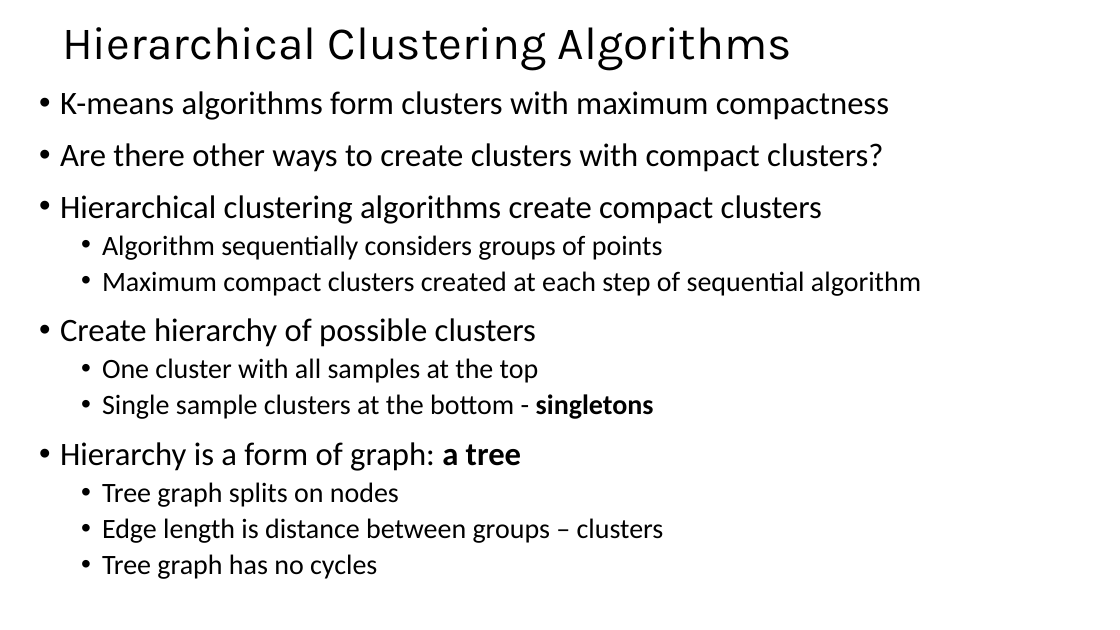
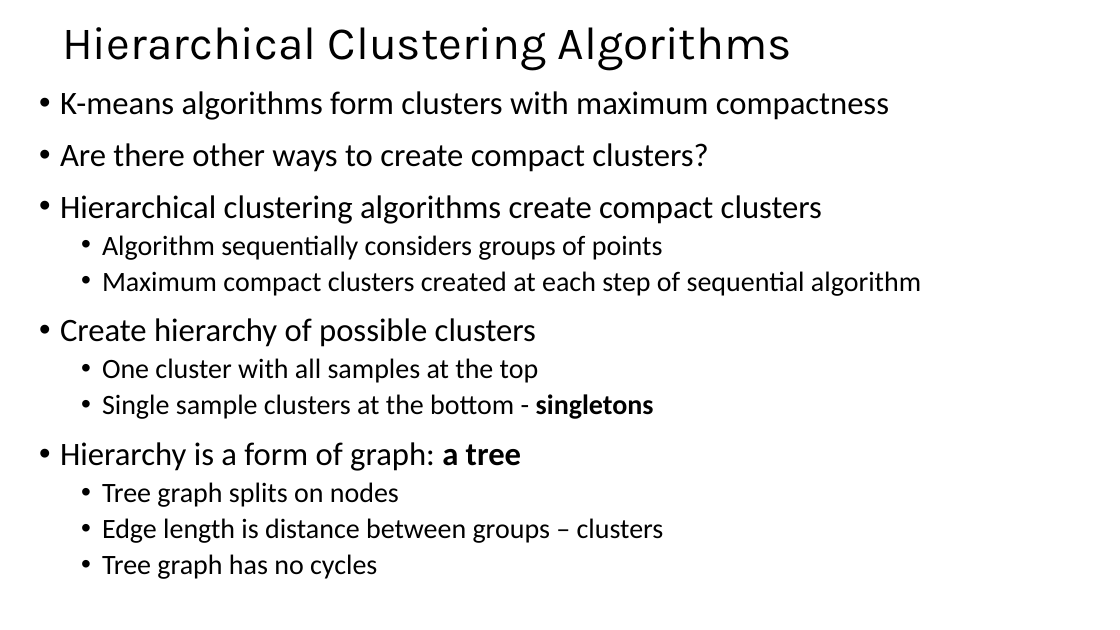
Before and after one commit to StephenElston/CSCI-E-108, a slide deck: slide 32 of slides/9_IntroductionToClustering.pptx (slide 31 before the commit). Drawn at 1120x630 pixels with LibreOffice and Linux fonts; fonts in the diff are those of the drawing. Boxes give left, top, right and bottom in pixels: in the first picture for what was removed or moved away, otherwise in the second. Text is boxed around its words. In the diff, an @@ line names an element or a change of style, - is before the commit and + after.

```diff
--- a/slides/9_IntroductionToClustering.pptx
+++ b/slides/9_IntroductionToClustering.pptx
@@ text at [60, 143, 708, 172]: text changed @@
-• Are there other ways to create clusters with compact clusters?
+• Are there other ways to create compact clusters?
```
Also in this commit, not shown: 6 other slides changed, 3 slides added, 1 slide removed.
